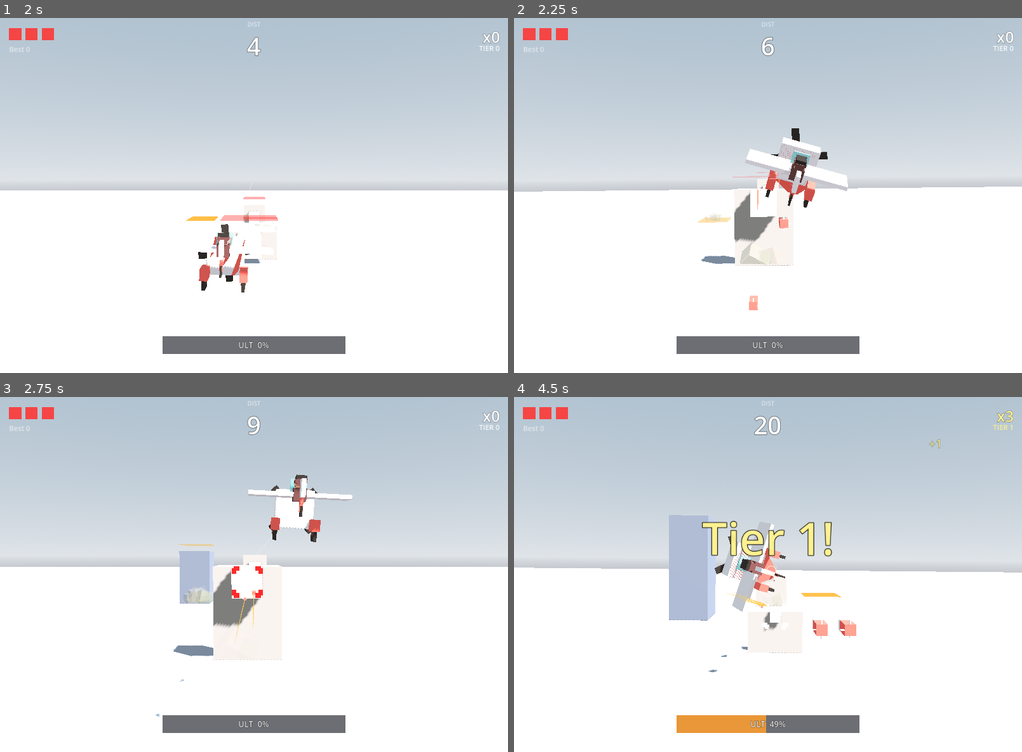
Above: before the commit, frames 1-4 (two rows, left to right).
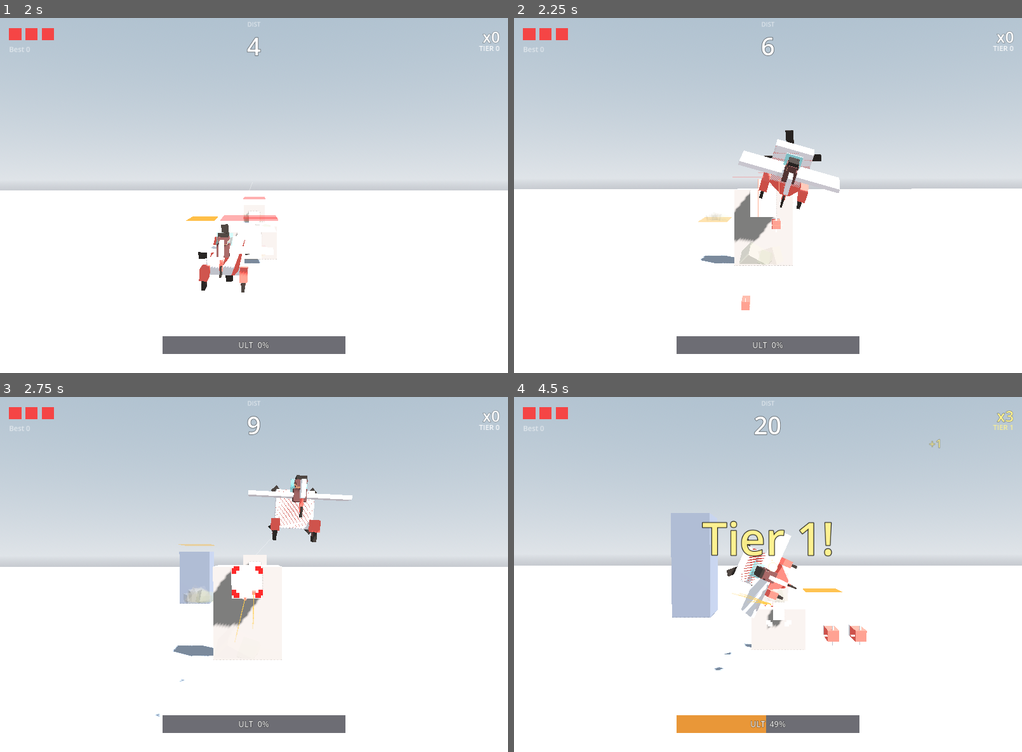
Above: after the commit, the same moments.

Repository: weathermanho/supercent
Game: Godot game, scene res://scenes/Main.tscn
The game is run twice, just before and just after one commit, with the same random seed, the same clock (stepped at 60 frames per second) and the same inputs.
Inputs (mouse positions are in pixels of both pictures, inside the frame that each line leads up to):
- Up to frame 1 (2 s): tap Enter at 0.5, 1.25 s; move the mouse to (365, 177) at 0.52 s; hold Right mouse button (fire_missle) 0.53-1.25 s; click (365, 177) at 0.67 s; drag from (152, 213) to (228, 266) at 1.27 s
- Up to frame 2 (2.25 s): move the mouse to (818, 117) at 2.02 s; hold Right mouse button (fire_missle) from 2.03 s (still down); click (818, 117) at 2.17 s
- Up to frame 3 (2.75 s): keep holding Right mouse button (fire_missle)
- Up to frame 4 (4.5 s): release Right mouse button (fire_missle) at 2.75 s; drag from (742, 645) to (615, 521) at 2.77 s; move the mouse to (920, 627) at 3.52 s; hold Right mouse button (fire_missle) 3.53-4.25 s; click (920, 627) at 3.67 s; drag from (615, 521) to (691, 485) at 4.27 s

Frame 1 is identical in both runs. In frame 2, 2.2% of the frame differs, in the area x 0-100%, y 31-83%; in frame 3, 0.2%; in frame 4, 3.8%, in the area x 0-100%, y 32-78%.

Commit message:
tune: 카메라 움직임 완화 (거인 격파만 강하게 유지)
눈 피로 완화. 잦은 hit-기반 shake 다 축소:
- shake_hit_intensity 8 → 3
- shake_hit_duration 0.12 → 0.07
- CameraShaker.rot_kick 0.0015 → 0.0005
- _on_crash shake: giant_intensity*0.7(21) → hit_intensity*1.2(3.6),
  duration 0.35 → 0.18

거인 격파/OVERCHARGE는 그대로 (shake_giant_intensity 30, duration 0.6).
임팩트 보존.

Co-Authored-By: Claude Opus 4.7 <noreply@anthropic.com>

Diff:
--- a/godot_project/scripts/CameraShaker.gd
+++ b/godot_project/scripts/CameraShaker.gd
@@ -5,7 +5,7 @@
 ## on exit, so this does not interfere with whatever positions the camera.
 
 @export var trauma_decay: float = 4.0  # how fast intensity decays per second
-@export var rot_kick: float = 0.0015   # radians per unit of trauma
+@export var rot_kick: float = 0.0005   # gentle rotational kick (was 0.0015)
 
 var _camera: Camera3D
 var _base_position: Vector3
--- a/godot_project/scripts/GameConfig.gd
+++ b/godot_project/scripts/GameConfig.gd
@@ -154,9 +154,10 @@
 var giant_distance_thresholds: Array[int] = [110, 230]
 var weapon_upgrade_distances: Array[int] = [40, 120]
 
-# Juice constants
-var shake_hit_intensity: float = 8.0
-var shake_hit_duration: float = 0.12
+# Juice constants — per-hit shake kept low to avoid eye fatigue. Giant-kill
+# and OVERCHARGE use shake_giant_intensity which stays heavy for impact.
+var shake_hit_intensity: float = 3.0
+var shake_hit_duration: float = 0.07
 var hitstop_duration: float = 0.05
 var slowmo_giant_scale: float = 0.25
 var slowmo_giant_duration: float = 1.5
--- a/godot_project/scripts/Main.gd
+++ b/godot_project/scripts/Main.gd
@@ -701,7 +701,9 @@
 	GameConfig.plane_collision_speed_x = 140.0 * diff.z / dl
 	GameConfig.plane_collision_speed_y = 90.0 * (1.0 if diff.y >= 0.0 else -1.0)
 
-	shaker.shake(GameConfig.shake_giant_intensity * 0.7, 0.35)
+	# Crash shake — light (was giant_intensity*0.7 = 21, fatigued the eye).
+	# Flash + hitstop + heart anim carry the impact.
+	shaker.shake(GameConfig.shake_hit_intensity * 1.2, 0.18)
 	time_scaler.request_hitstop(GameConfig.hitstop_duration * 1.5)
 	flash_overlay.flash(0.35, 0.12)   # warm/red damage flash
 	_spawn_explosion(airplane.position, SmokeBurstScript.Kind.PLANE_HIT, 1.0)
